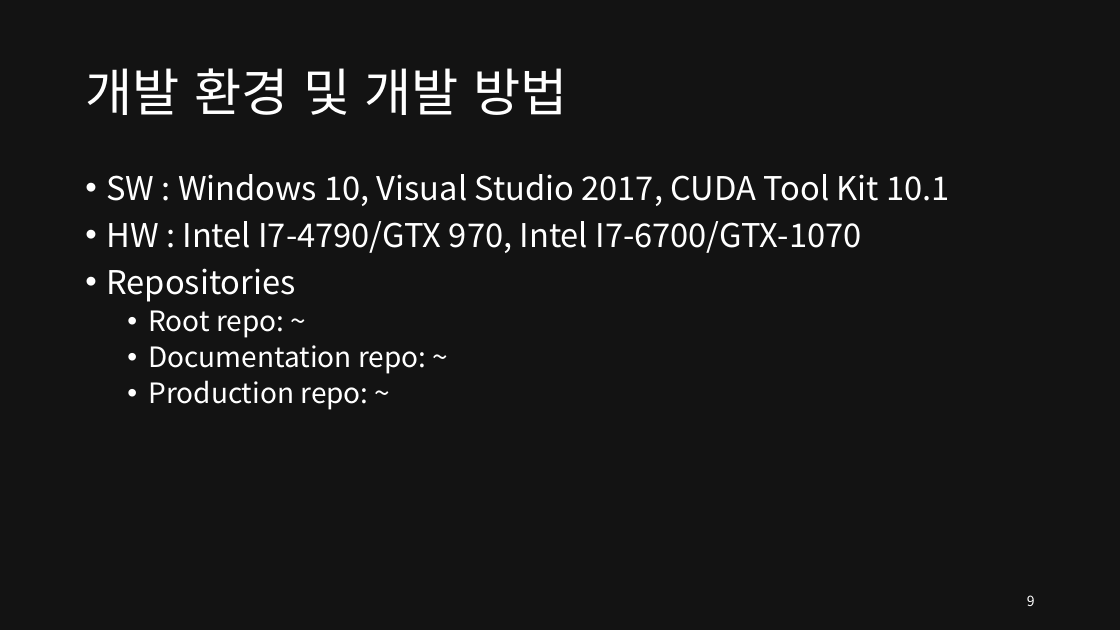
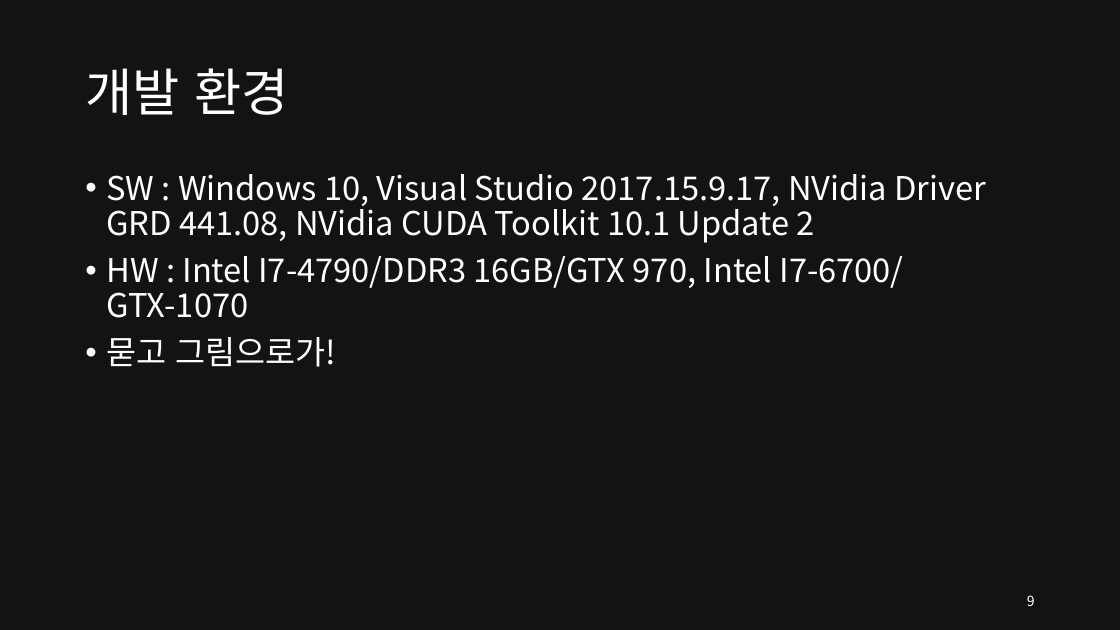
Before and after one commit to SEETHELGIHT/CapstonePlanning, a slide deck: slide 9 of doc/GPU-Accelerated_Ray_Tracing.pptx. Drawn at 1120x630 pixels with LibreOffice and Linux fonts; fonts in the diff are those of the drawing. Boxes give left, top, right and bottom in pixels: in the first picture for what was removed or moved away, otherwise in the second. Text is boxed around its words. In the diff, an @@ line names an element or a change of style, - is before the commit and + after.

Commit message:
Modify PPT

```diff
--- a/doc/GPU-Accelerated_Ray_Tracing.pptx
+++ b/doc/GPU-Accelerated_Ray_Tracing.pptx
@@ title at (85, 68, 288, 115): text changed @@
-개발 환경 및 개발 방법
+개발 환경
@@ text at (106, 174, 986, 367): text changed @@
-• SW : Windows 10, Visual Studio 2017, CUDA Tool Kit 10.1
-• HW : Intel I7-4790/GTX 970, Intel I7-6700/GTX-1070
-• Repositories
-  • Root repo: ~
-  • Documentation repo: ~
-  • Production repo: ~
+• SW : Windows 10, Visual Studio 2017.15.9.17, NVidia Driver GRD 441.08, NVidia CUDA Toolkit 10.1 Update 2
+• HW : Intel I7-4790/DDR3 16GB/GTX 970, Intel I7-6700/GTX-1070
+• 묻고 그림으로가!
```
Also in this commit, not shown: 3 other slides changed, 2 slides added.
